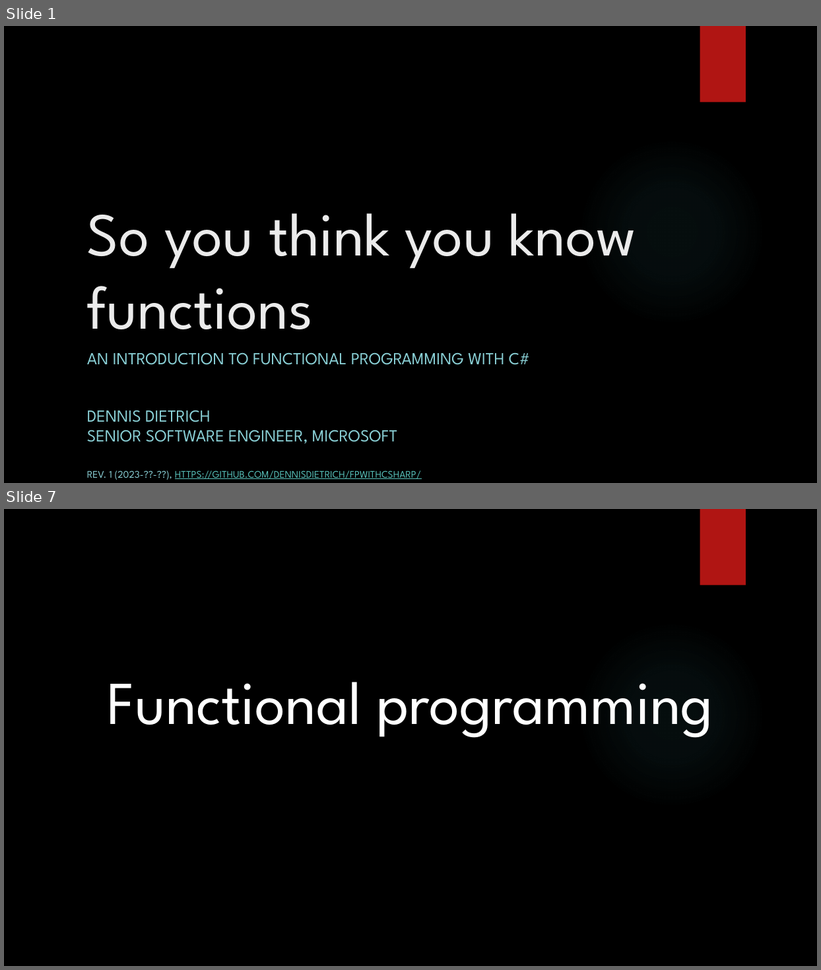
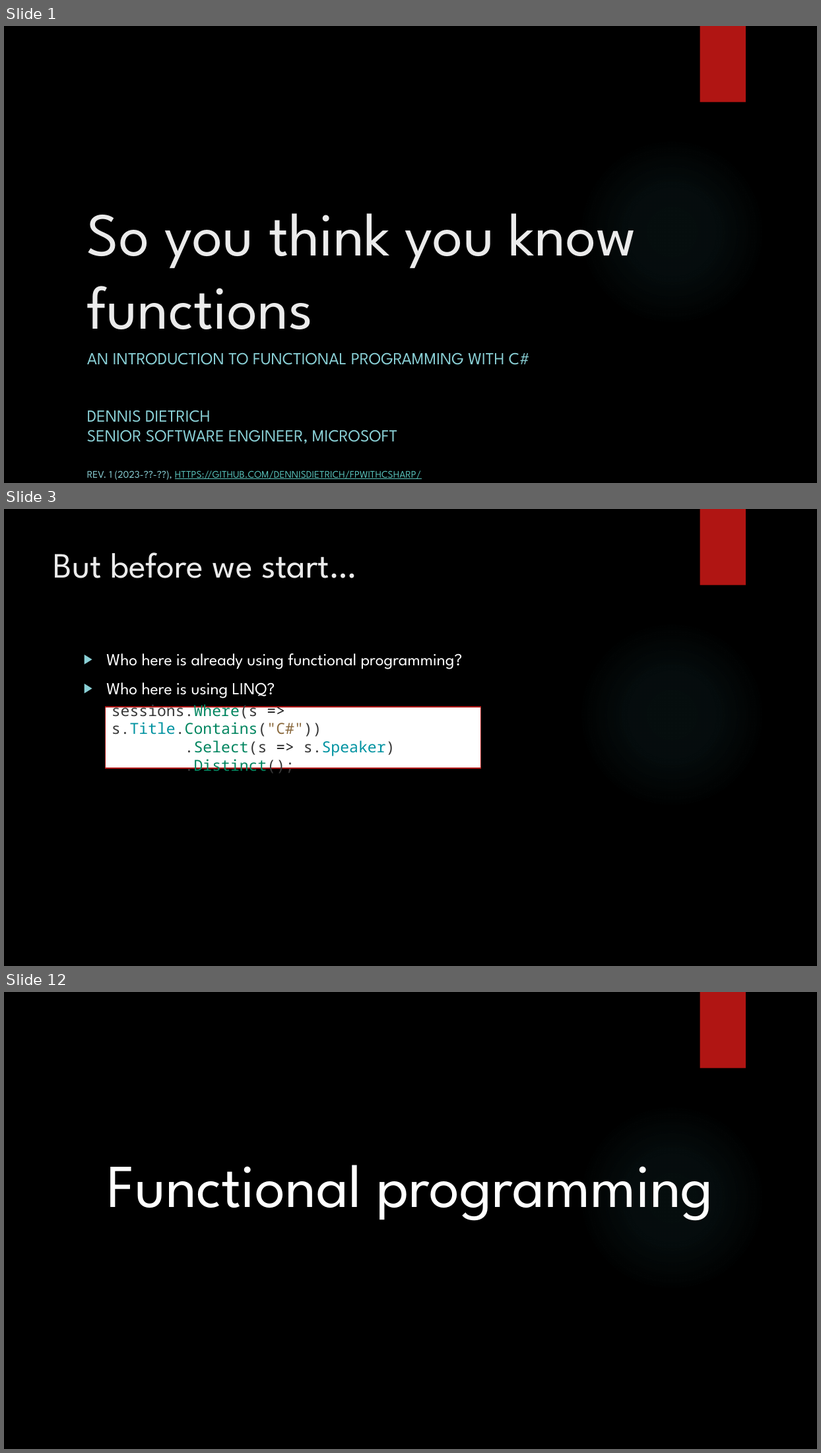
Before and after one commit to dennisdietrich/FpWithCSharp, a slide deck: doc/Introduction to FP with C#.pptx. Shown one above the other, each under a label of ours: slides 1 and 7 before the commit, slides 1, 3 and 12 after it; the slides between them are not shown. The pictures are 821x970 and 821x1453 pixels, drawn with LibreOffice and Linux fonts; fonts in the diff are those of the drawing; background and template pictures are left out. Boxes give left, top, right and bottom in pixels: in the first picture for what was removed or moved away, otherwise in the second. Text is boxed around its words. In the diff, an @@ line names an element or a change of style, - is before the commit and + after.

```diff
--- a/doc/Introduction to FP with C#.pptx
+++ b/doc/Introduction to FP with C#.pptx
@@ slide 3 added at (4, 509, 817, 966), background picture (left out); not listed: 2 template elements that a slide beside it also shows @@
@@ title added at (54, 553, 357, 578), 42 pt, text #EBEBEB @@
+But before we start…
@@ text added at (106, 654, 463, 698), 20 pt, text #FFFFFF @@
+▶ Who here is already using functional programming?
+▶ Who here is using LINQ?
@@ rectangle added at (105, 707, 481, 769), fill #FFFFFF, outline #B01513 1.25 pt, 18 pt, text #383838 @@
+sessions.Where(s => s.Title.Contains("C#"))
+.Select(s => s.Speaker)
+.Distinct();
@@ what was slide 7 is now slide 12 @@
```
Also in this commit, not shown: 5 slides changed, 4 other slides added.
